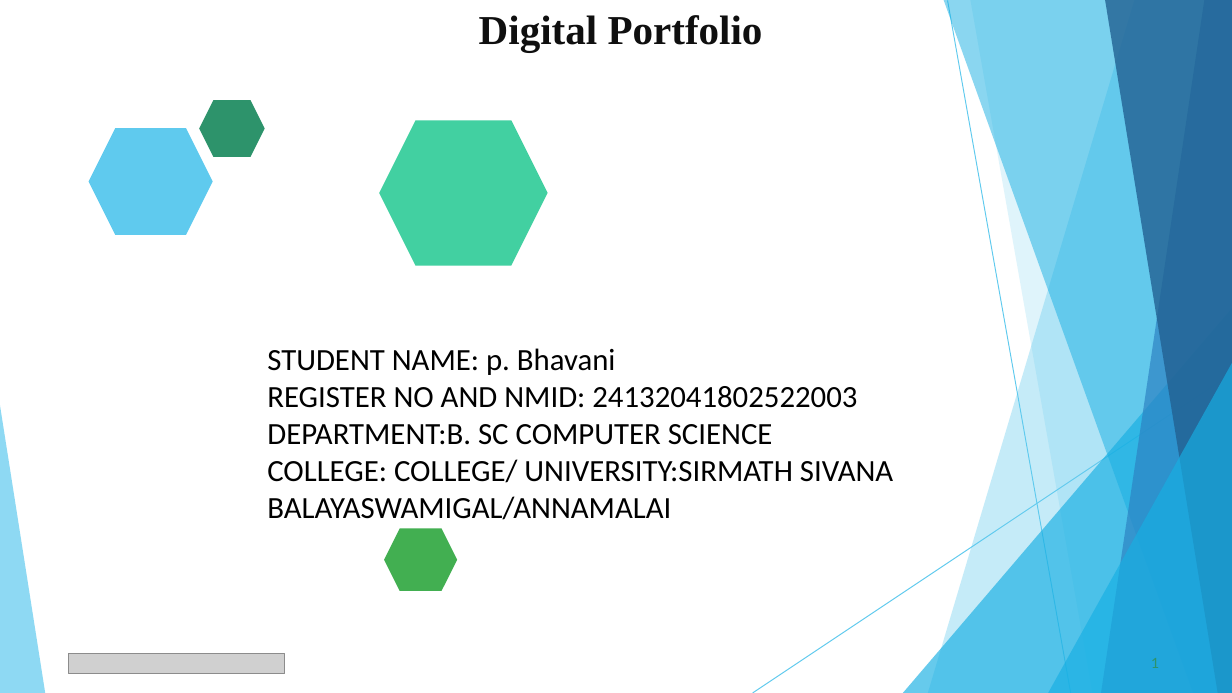
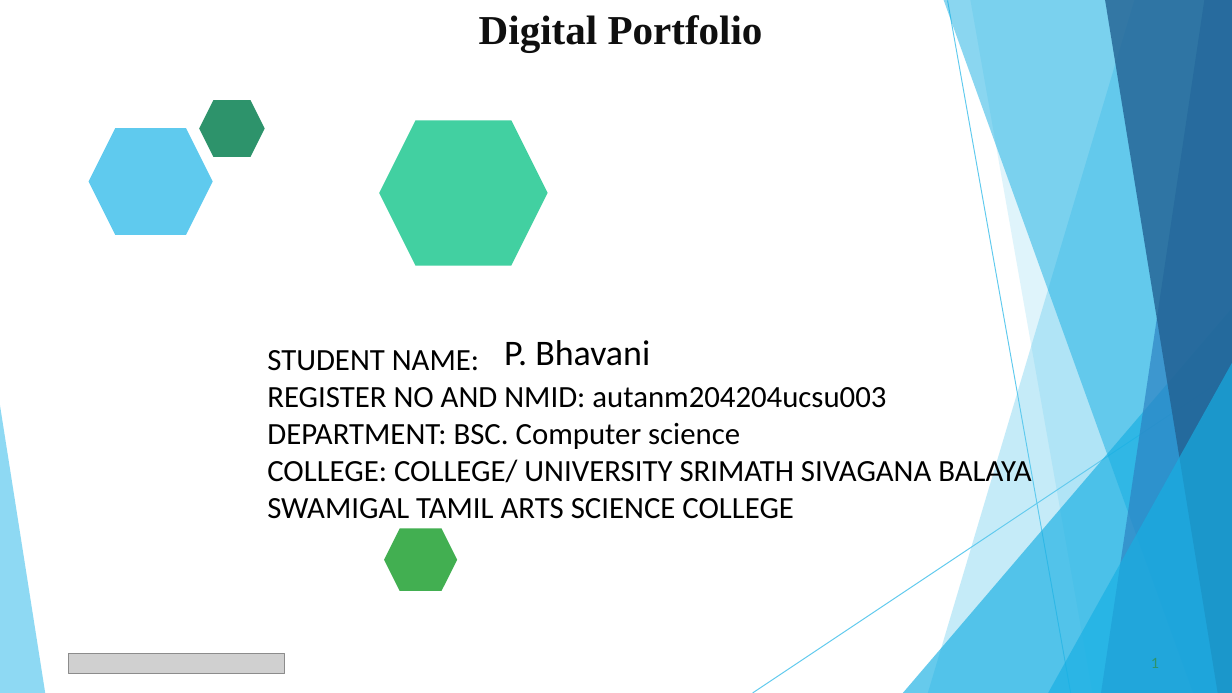
Before and after one commit to bhavani1612007-debug/Bhavani, a slide deck: slide 1 of PPT FWD TNSDC 2025 (2).pptx. Drawn at 1232x693 pixels with LibreOffice and Linux fonts; fonts in the diff are those of the drawing; grey boxes stand for pictures. Boxes give left, top, right and bottom in pixels: in the first picture for what was removed or moved away, otherwise in the second. Text is boxed around its words. In the diff, an @@ line names an element or a change of style, - is before the commit and + after.

```diff
--- a/PPT FWD TNSDC 2025 (2).pptx
+++ b/PPT FWD TNSDC 2025 (2).pptx
@@ text at bbox=[267, 350, 1031, 519]: text changed @@
-STUDENT NAME: p. Bhavani
-REGISTER NO AND NMID: 24132041802522003
-DEPARTMENT:B. SC COMPUTER SCIENCE
-COLLEGE: COLLEGE/ UNIVERSITY:SIRMATH SIVANA BALAYASWAMIGAL/ANNAMALAI
+STUDENT NAME:
+REGISTER NO AND NMID: autanm204204ucsu003
+DEPARTMENT: BSC. Computer science
+COLLEGE: COLLEGE/ UNIVERSITY SRIMATH SIVAGANA BALAYA SWAMIGAL TAMIL ARTS SCIENCE COLLEGE
@@ text added at bbox=[504, 340, 650, 366], 28 pt, text #000000 @@
+P. Bhavani
```
Also in this commit, not shown: 2 other slides changed, 8 slides added, 7 slides removed.
